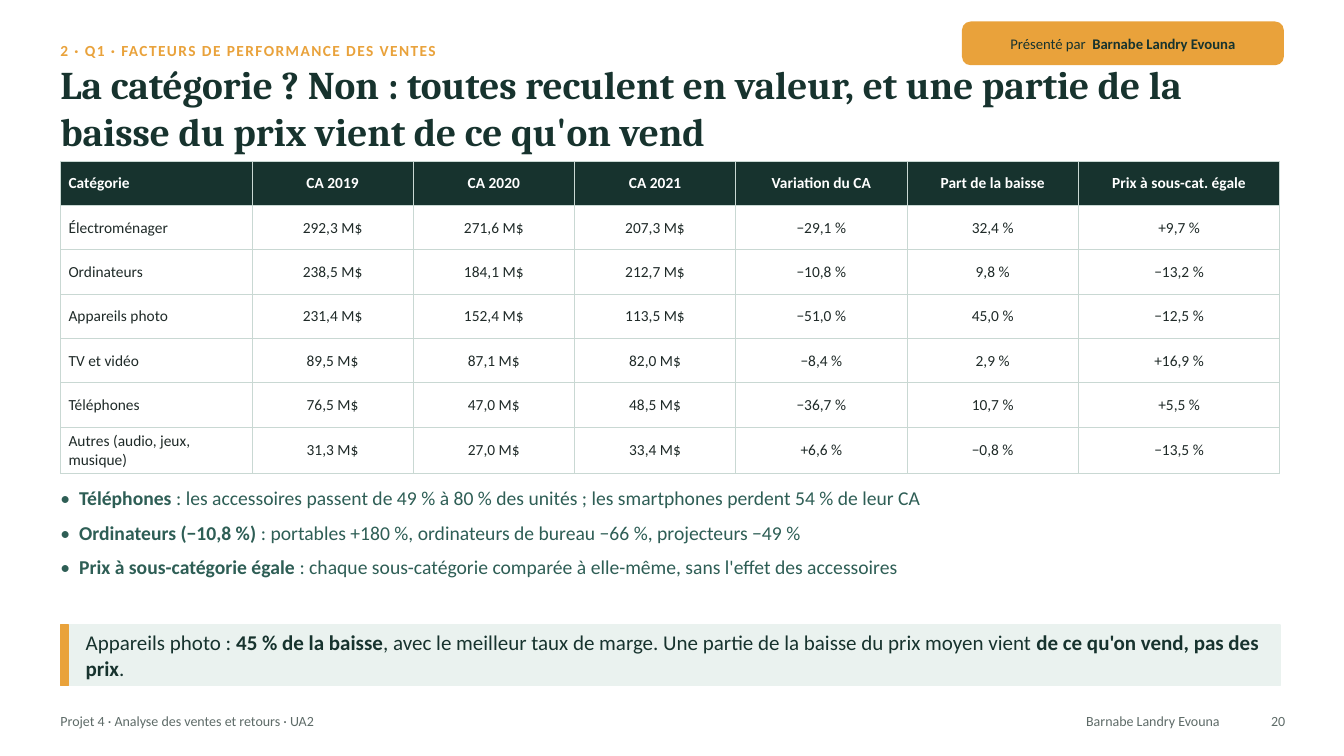
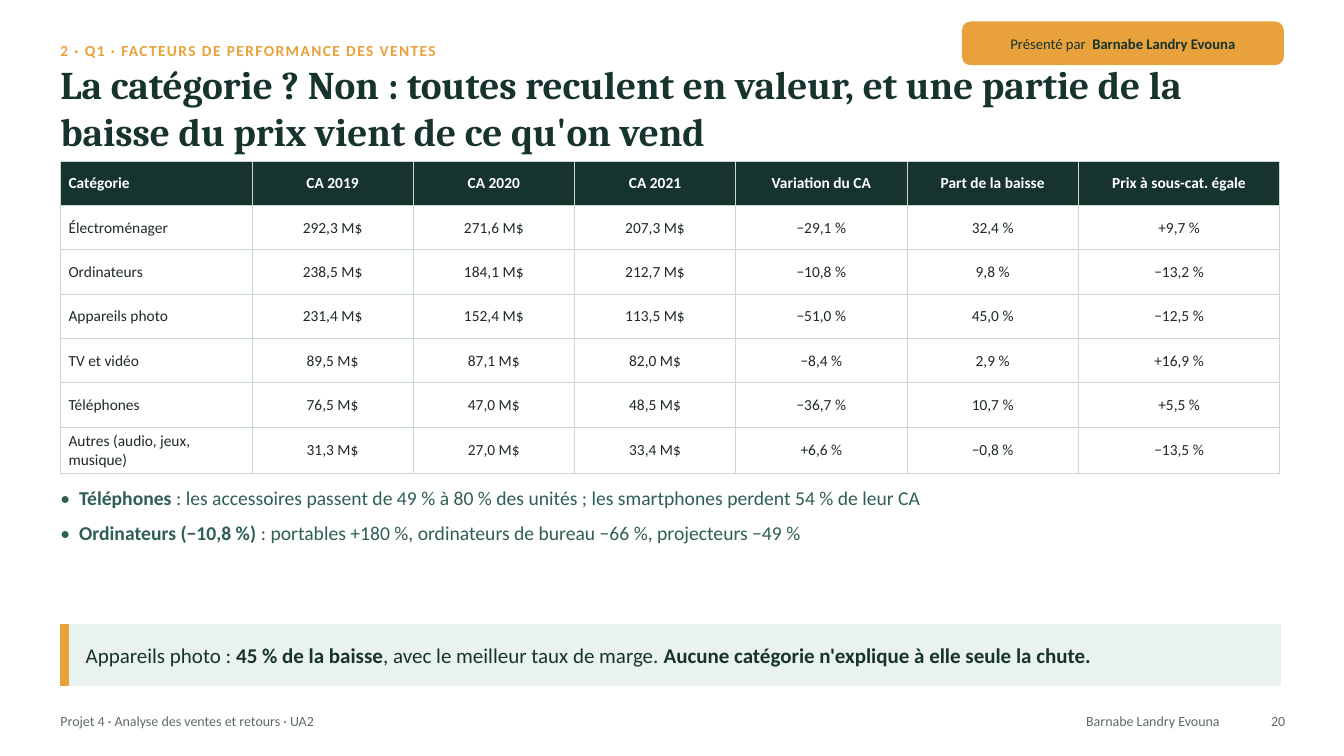
Before and after one commit to lezoul/projet4-contoso, a slide deck: slide 20 of reports/presentations/UA2_presentation_L3_L4.pptx. Drawn at 1344x756 pixels with LibreOffice and Linux fonts; fonts in the diff are those of the drawing. Boxes give left, top, right and bottom in pixels: in the first picture for what was removed or moved away, otherwise in the second. Text is boxed around its words. In the diff, an @@ line names an element or a change of style, - is before the commit and + after.

```diff
--- a/reports/presentations/UA2_presentation_L3_L4.pptx
+++ b/reports/presentations/UA2_presentation_L3_L4.pptx
@@ text at [79, 560, 897, 578]: paragraph removed @@
-• Prix à sous-catégorie égale : chaque sous-catégorie comparée à elle-même, sans l'effet des accessoires
@@ text at [86, 648, 1090, 667]: text changed; bold on @@
-Appareils photo : 45 % de la baisse, avec le meilleur taux de marge. Une partie de la baisse du prix moyen vient de ce qu'on vend, pas des prix.
+Appareils photo : 45 % de la baisse, avec le meilleur taux de marge. Aucune catégorie n'explique à elle seule la chute.
```
Also in this commit, not shown: 9 other slides changed.
